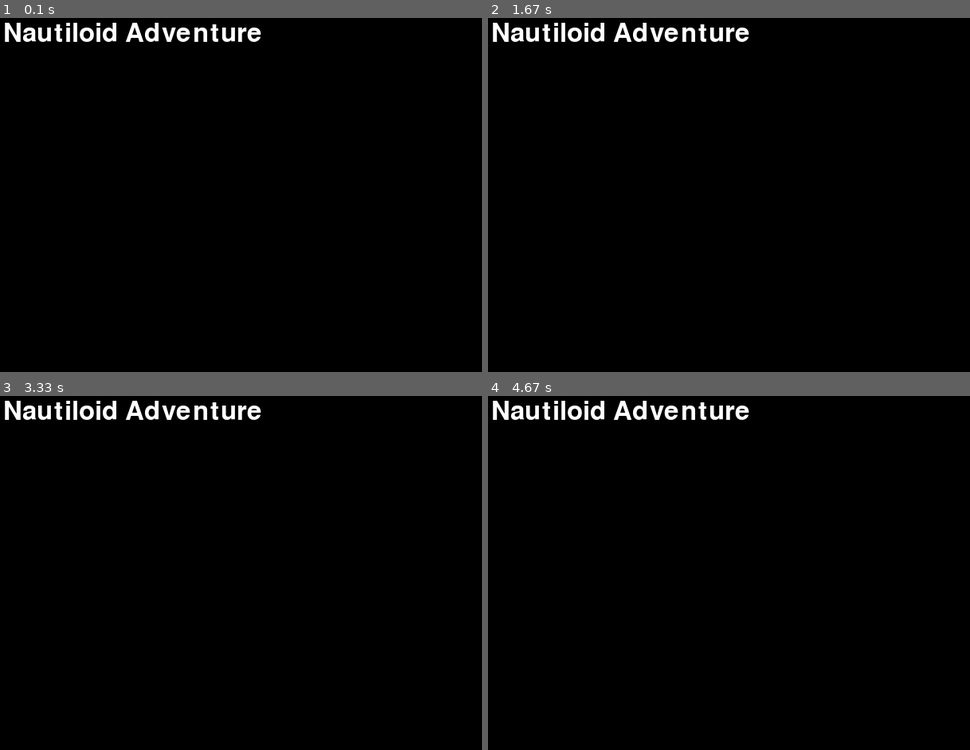
Above: before the commit, frames 1-4 (two rows, left to right).
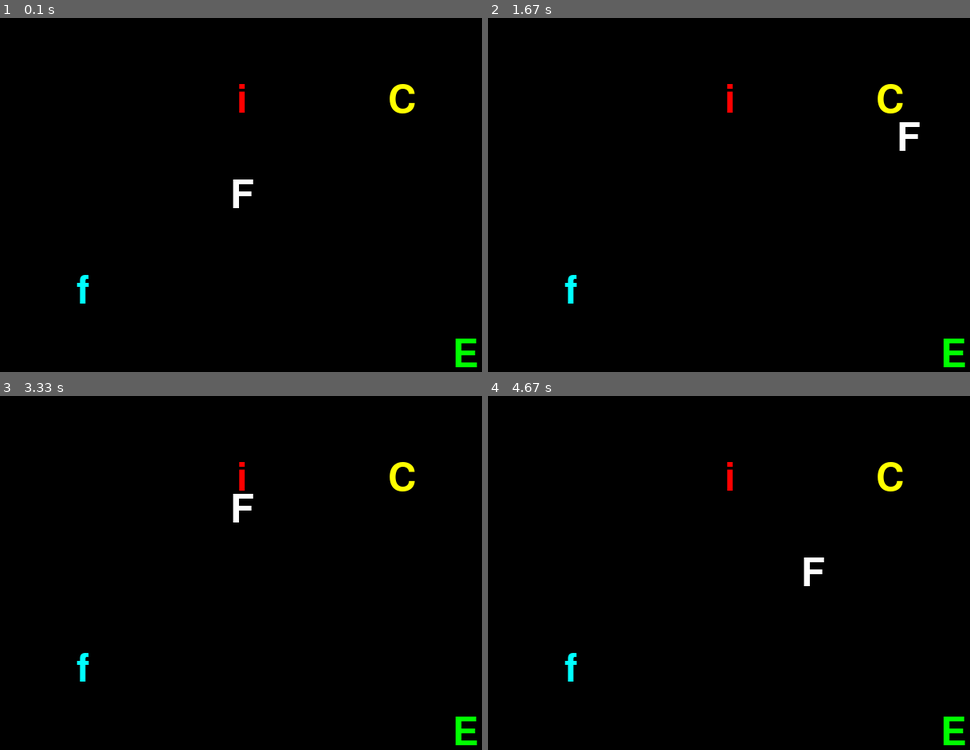
Above: after the commit, the same moments.

Repository: mtklein/nautiloid
Game: pygame game, started from src/pygame_demo.py
The game is run twice, just before and just after one commit, with the same random seed, the same clock (stepped at 60 frames per second) and the same inputs.
Inputs:
- Up to frame 1 (0.1 s): no input
- Up to frame 2 (1.67 s): hold Right 0.33-0.8 s; hold Up 0.83-1.13 s; hold Right 1.17-1.63 s
- Up to frame 3 (3.33 s): hold Left 1.67-2.2 s; hold Down 2.23-2.53 s; hold Left 2.57-2.97 s; hold Up from 3 s (still down)
- Up to frame 4 (4.67 s): release Up at 3.37 s; hold Right 3.4-4.03 s; hold Down 4.07-4.43 s; hold Left from 4.47 s (still down)

The runs differ from the first frame. In frame 1, 2.2% of the frame differs, in the area x 0-100%, y 1-99%; in frame 2, 2.2%; in frame 3, 2.2%; in frame 4, 2.2%.

Commit message:
> Make the game interactive and playable now.  If missing art assets are a problem, just use large letters, like "F" for fighter, "f" for familiar, "C" for cleric, "i" for imp, etc.

Diff:
--- a/src/pygame_demo.py
+++ b/src/pygame_demo.py
@@ -1,15 +1,47 @@
 import sys
+from dataclasses import dataclass
+from typing import List, Optional
+
 import pygame
 
 
+@dataclass
+class Entity:
+    """Simple game entity represented by a large letter."""
+
+    x: int
+    y: int
+    char: str
+    color: pygame.Color
+
+    def draw(self, screen: pygame.Surface, font: pygame.font.Font) -> None:
+        text = font.render(self.char, True, self.color)
+        rect = text.get_rect(center=(self.x, self.y))
+        screen.blit(text, rect)
+
+
+def collide(a: Entity, b: Entity) -> bool:
+    return abs(a.x - b.x) < 32 and abs(a.y - b.y) < 32
+
+
 def main() -> None:
-    """Launch a basic Pygame window."""
+    """Run a basic interactive demo with letter graphics."""
     pygame.init()
     screen = pygame.display.set_mode((640, 480))
     pygame.display.set_caption("Nautiloid Adventure")
-    font = pygame.font.SysFont(None, 48)
-    text = font.render("Nautiloid Adventure", True, (255, 255, 255))
+    font = pygame.font.SysFont(None, 72)
+    small_font = pygame.font.SysFont(None, 28)
     clock = pygame.time.Clock()
+
+    player = Entity(320, 240, "F", pygame.Color("white"))
+    familiar: Optional[Entity] = Entity(120, 360, "f", pygame.Color("cyan"))
+    cleric: Optional[Entity] = Entity(520, 120, "C", pygame.Color("yellow"))
+    imp: Optional[Entity] = Entity(320, 120, "i", pygame.Color("red"))
+    exit_door = Entity(600, 440, "E", pygame.Color("green"))
+
+    companions: List[Entity] = []
+    message: Optional[str] = None
+    message_timer = 0
 
     running = True
     while running:
@@ -17,11 +49,71 @@
             if event.type == pygame.QUIT:
                 running = False
 
+        keys = pygame.key.get_pressed()
+        if keys[pygame.K_LEFT]:
+            player.x -= 4
+        if keys[pygame.K_RIGHT]:
+            player.x += 4
+        if keys[pygame.K_UP]:
+            player.y -= 4
+        if keys[pygame.K_DOWN]:
+            player.y += 4
+
+        # keep player on screen
+        player.x = max(20, min(620, player.x))
+        player.y = max(20, min(460, player.y))
+
+        if familiar and collide(player, familiar):
+            companions.append(familiar)
+            familiar = None
+            message = "Familiar joins you!"
+            message_timer = 120
+
+        if cleric and collide(player, cleric):
+            companions.append(cleric)
+            cleric = None
+            message = "Cleric joins you!"
+            message_timer = 120
+
+        if imp and collide(player, imp):
+            imp = None
+            message = "Imp defeated!"
+            message_timer = 120
+
+        if collide(player, exit_door):
+            message = "You escaped with " + str(len(companions)) + " companion(s)!"
+            running = False
+
+        if message_timer > 0:
+            message_timer -= 1
+        else:
+            message = None
+
         screen.fill((0, 0, 0))
-        screen.blit(text, (20, 20))
+
+        exit_door.draw(screen, font)
+        player.draw(screen, font)
+        if familiar:
+            familiar.draw(screen, font)
+        if cleric:
+            cleric.draw(screen, font)
+        if imp:
+            imp.draw(screen, font)
+        for idx, comp in enumerate(companions):
+            comp_offset_x = player.x + (-40 + idx * 40)
+            comp_offset_y = player.y + 40
+            text = font.render(comp.char, True, comp.color)
+            rect = text.get_rect(center=(comp_offset_x, comp_offset_y))
+            screen.blit(text, rect)
+
+        if message:
+            msg_surf = small_font.render(message, True, pygame.Color("white"))
+            screen.blit(msg_surf, (20, 440))
+
         pygame.display.flip()
         clock.tick(60)
 
+    pygame.time.wait(1000)
     pygame.quit()
     sys.exit()
 
